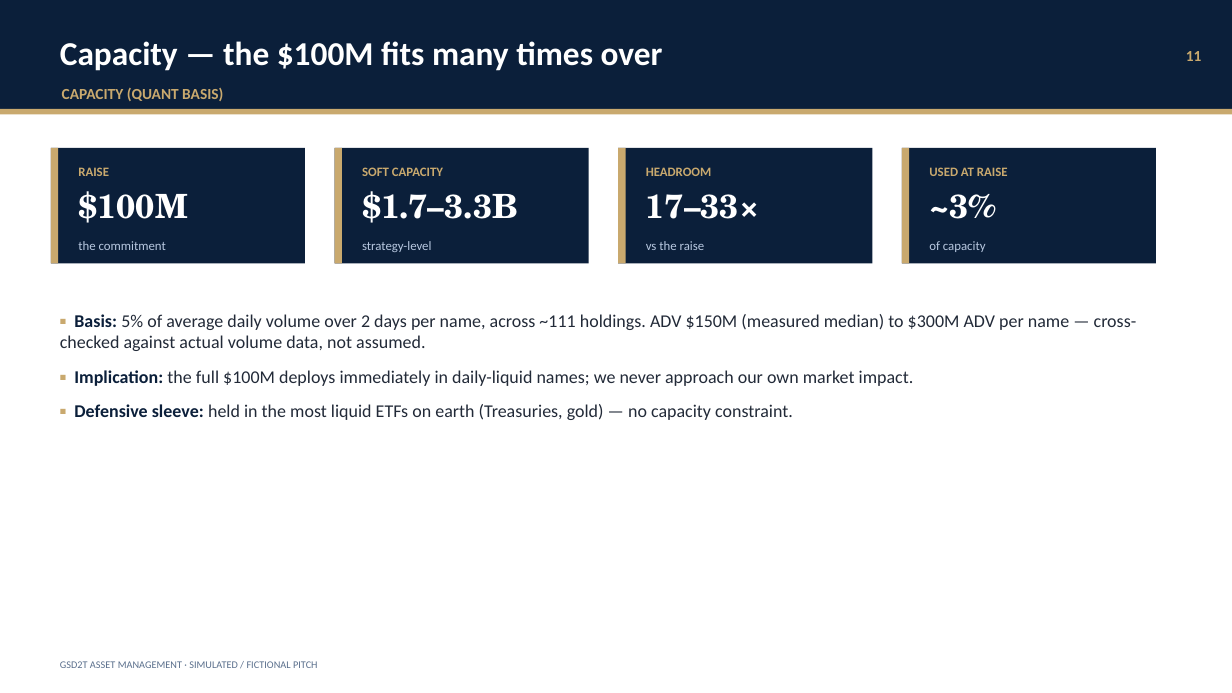
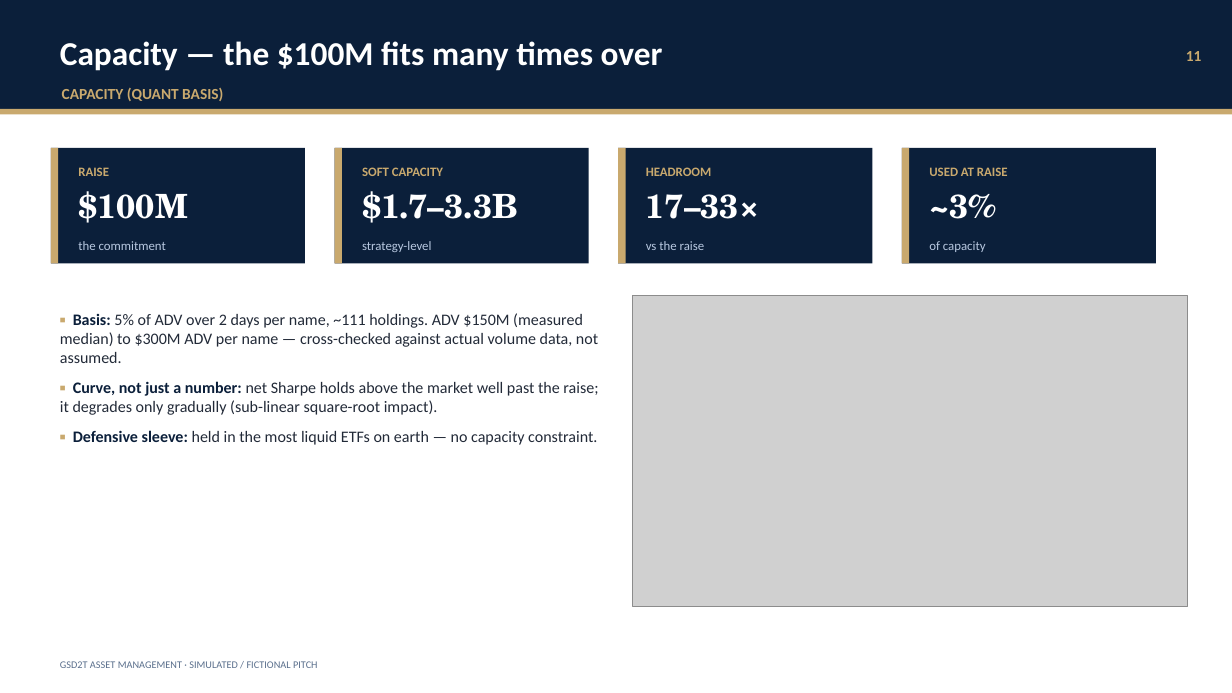
Before and after one commit to torkmell/assetmanProj, a slide deck: slide 12 of GSD2T_Pitch_Deck.pptx. Drawn at 1232x693 pixels with LibreOffice and Linux fonts; fonts in the diff are those of the drawing; grey boxes stand for pictures. Boxes give left, top, right and bottom in pixels: in the first picture for what was removed or moved away, otherwise in the second. Text is boxed around its words. In the diff, an @@ line names an element or a change of style, - is before the commit and + after.

```diff
--- a/GSD2T_Pitch_Deck.pptx
+++ b/GSD2T_Pitch_Deck.pptx
@@ picture added at (633,296,1188,607) @@
@@ text at (60,313,598,445): text changed; size 14 to 12.5 pt @@
-▪ Basis: 5% of average daily volume over 2 days per name, across ~111 holdings. ADV $150M (measured median) to $300M ADV per name — cross-checked against actual volume data, not assumed.
-▪ Implication: the full $100M deploys immediately in daily-liquid names; we never approach our own market impact.
-▪ Defensive sleeve: held in the most liquid ETFs on earth (Treasuries, gold) — no capacity constraint.
+▪ Basis: 5% of ADV over 2 days per name, ~111 holdings. ADV $150M (measured median) to $300M ADV per name — cross-checked against actual volume data, not assumed.
+▪ Curve, not just a number: net Sharpe holds above the market well past the raise; it degrades only gradually (sub-linear square-root impact).
+▪ Defensive sleeve: held in the most liquid ETFs on earth — no capacity constraint.
```
Also in this commit, not shown: 2 other slides changed, 31 other files.
